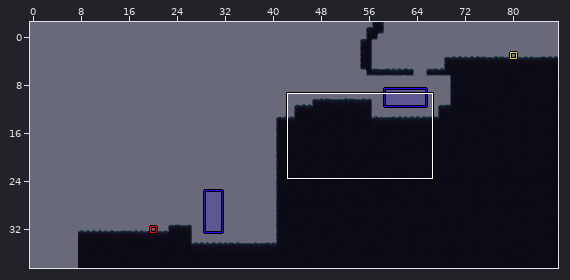
Two versions of a level (LDtk project, Assets/Levels/SeaLevel.ldtk). The picture above shows the old version from afar; the outline marks the close-up.
Close-up. The starting point:
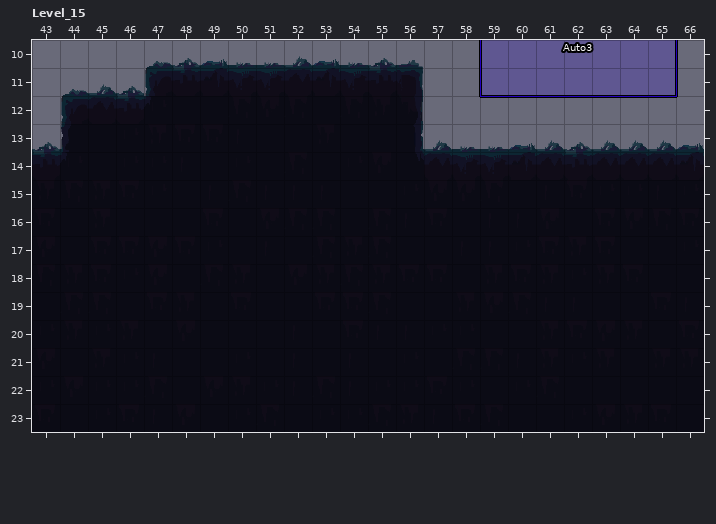
Cells are 36x36 px. Shown: Level_15 x 43..66, y 10..23. The commit also changed other parts of the map, which this record leaves out. The old version is drawn lined up with the new one.
After the commit:
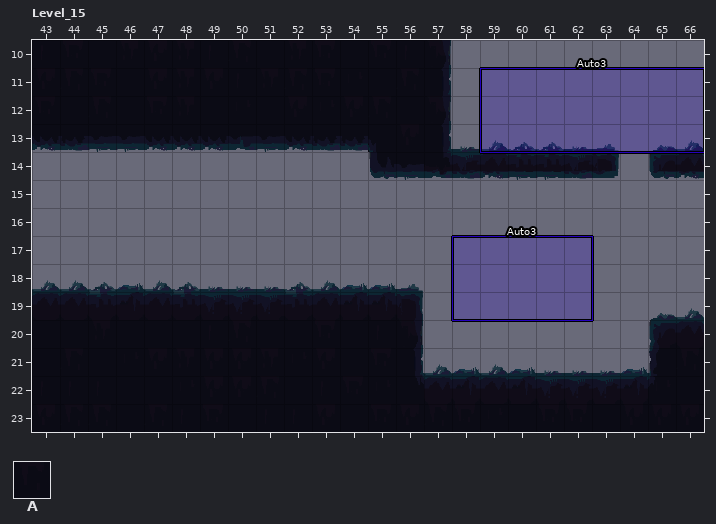
Key: from "Tile3": A 1.
_ is an empty cell.
Objects are placed by their top-left corner, in cells (3,4 is the top-left corner of cell 3,4); size is 1x1 cell unless given.
Change:
map size 80x46 -> 88x39 cells (old content now starts at 8,-7; both pictures use the new coordinates)
Layer "Tile3":
Tile A now appears in row 10 at x 43 to 57; in row 11 at x 43 to 46 and 57; in rows 12 to 13 at x 43 and 57.
Tile A is removed in row 14 at x 43 to 54 and 64; in rows 15 to 18 at x 43 to 66; in row 19 at x 57 to 66; in rows 20 to 21 at x 57 to 64.
Layer "Entities":
Object "Auto3" rectangle at 59,9 size 7x3 becomes "Auto3" rectangle at 58,17 size 5x3.
A new object: "Auto3" rectangle at 59,11 size 8x3.
